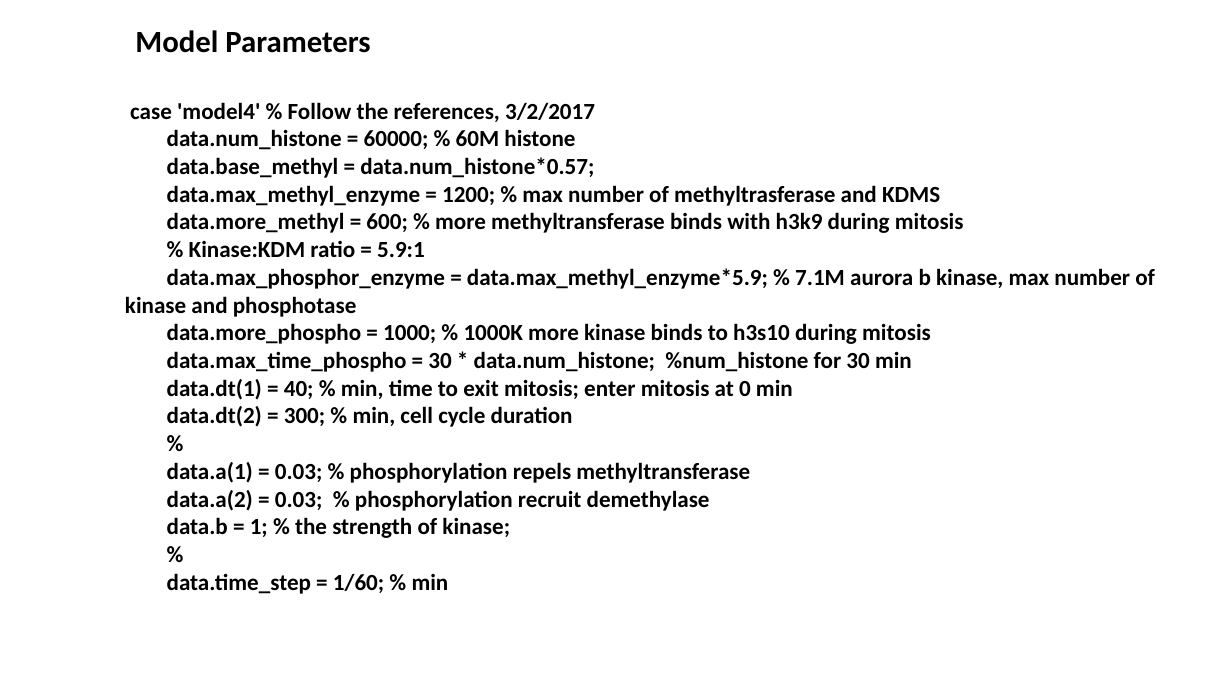
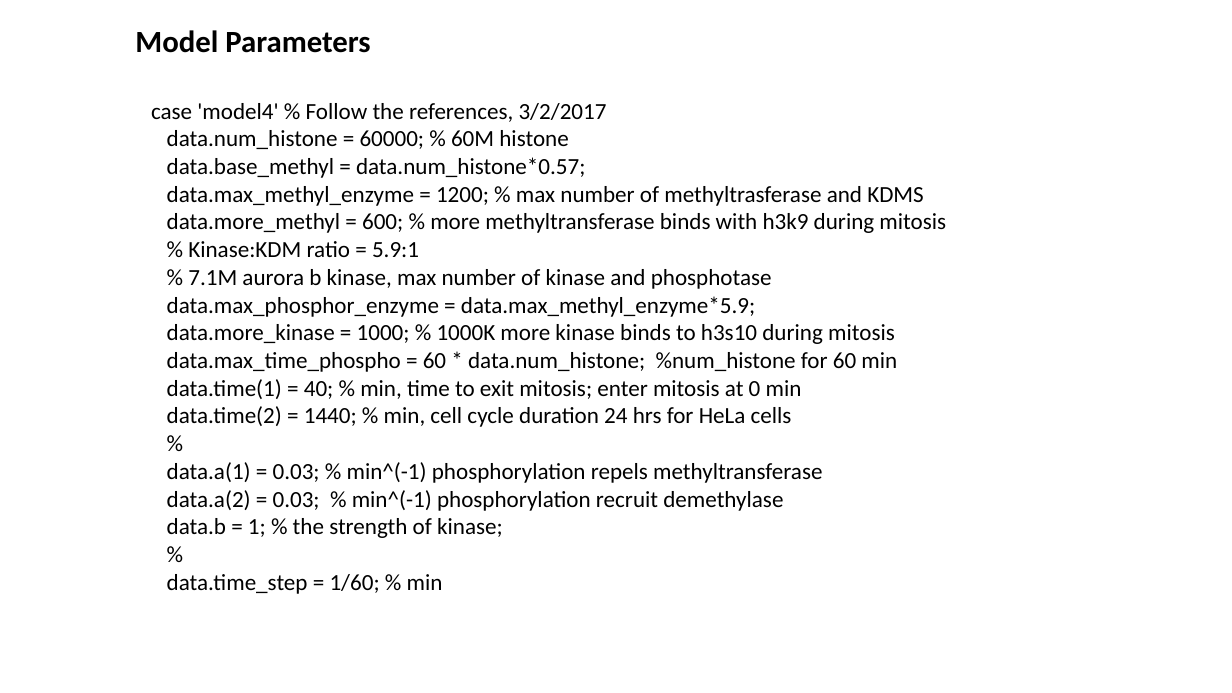
Before and after one commit to lu6007/fluocell, a slide deck: slide 3 of app/model/result_0211_2017.pptx. Drawn at 1232x693 pixels with LibreOffice and Linux fonts; fonts in the diff are those of the drawing. Boxes give left, top, right and bottom in pixels: in the first picture for what was removed or moved away, otherwise in the second. Text is boxed around its words. In the diff, an @@ line names an element or a change of style, - is before the commit and + after.

Commit message:
Updated the model for qin's results and the quantification programs for Molly's data

```diff
--- a/app/model/result_0211_2017.pptx
+++ b/app/model/result_0211_2017.pptx
@@ text at (x1=151, y1=103, x2=946, y2=594): bold off in "case 'model4' % Follow the references, 3/2/2017", "data.num_histone = 60000; % 60M histone", "data.base_methyl = data.num_histone*0.57;", "data.max_methyl_enzyme = 1200; % max number of ..." and 6 more places @@
@@ text at (x1=167, y1=269, x2=897, y2=427): text changed; bold off @@
-data.max_phosphor_enzyme = data.max_methyl_enzyme*5.9; % 7.1M aurora b kinase, max number of kinase and phosphotase
-data.more_phospho = 1000; % 1000K more kinase binds to h3s10 during mitosis
-data.max_time_phospho = 30 * data.num_histone; %num_histone for 30 min
-data.dt(1) = 40; % min, time to exit mitosis; enter mitosis at 0 min
-data.dt(2) = 300; % min, cell cycle duration
+% 7.1M aurora b kinase, max number of kinase and phosphotase
+data.max_phosphor_enzyme = data.max_methyl_enzyme*5.9;
+data.more_kinase = 1000; % 1000K more kinase binds to h3s10 during mitosis
+data.max_time_phospho = 60 * data.num_histone; %num_histone for 60 min
+data.time(1) = 40; % min, time to exit mitosis; enter mitosis at 0 min
+data.time(2) = 1440; % min, cell cycle duration 24 hrs for HeLa cells
@@ text at (x1=167, y1=462, x2=822, y2=511): text changed; bold off @@
-data.a(1) = 0.03; % phosphorylation repels methyltransferase
-data.a(2) = 0.03; % phosphorylation recruit demethylase
+data.a(1) = 0.03; % min^(-1) phosphorylation repels methyltransferase
+data.a(2) = 0.03; % min^(-1) phosphorylation recruit demethylase
```
Also in this commit, not shown: 7 other slides changed, 1 slide added, 8 other files.
